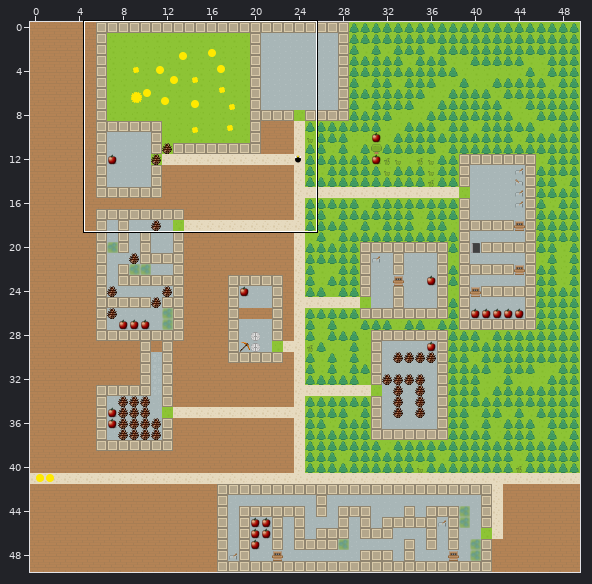
A Tiled map gets an edit: ToyWorld/World/res/Worlds/mockup999_pantry_world.tmx. The first picture is a wide view before the edit; the outline marks the close-up.
Close-up. Old version:
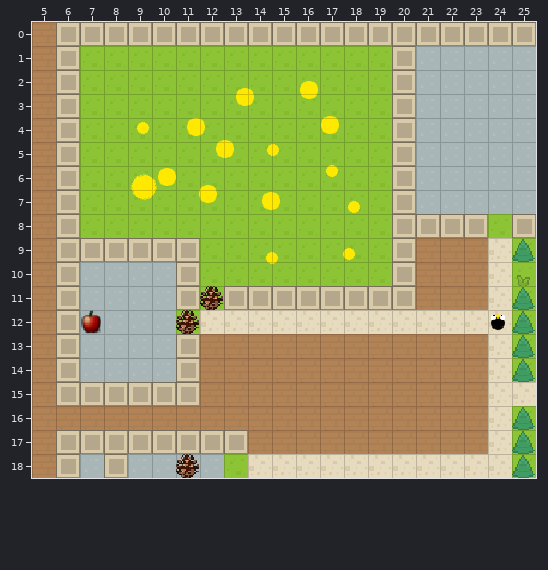
Cells are 16x16 px. Shown: x 5..25, y 0..18. The commit also changed other parts of the map, which this record leaves out.
The result:
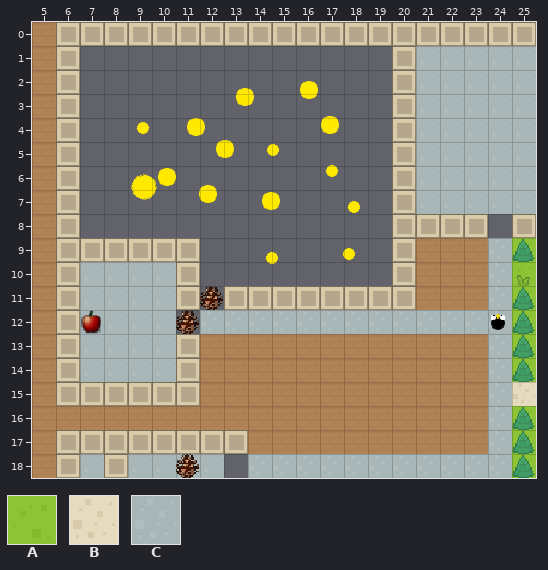
Key: from "summer": A 15, B 135, C 136.
_ is an empty cell.
The edit:
Layer "Background":
Tile A is removed in rows 1 to 7 at x 7 to 19; in row 8 at x 7 to 19 and 24; in rows 9 to 10 at x 12 to 19; in row 11 at x 12; in row 12 at x 11; in row 18 at x 13.
Layer "Path":
Tile B gives way to tile C in rows 9 to 11 at x 24; in row 12 at x 12 to 24; in rows 13 to 17 at x 24; in row 18 at x 14 to 24.
